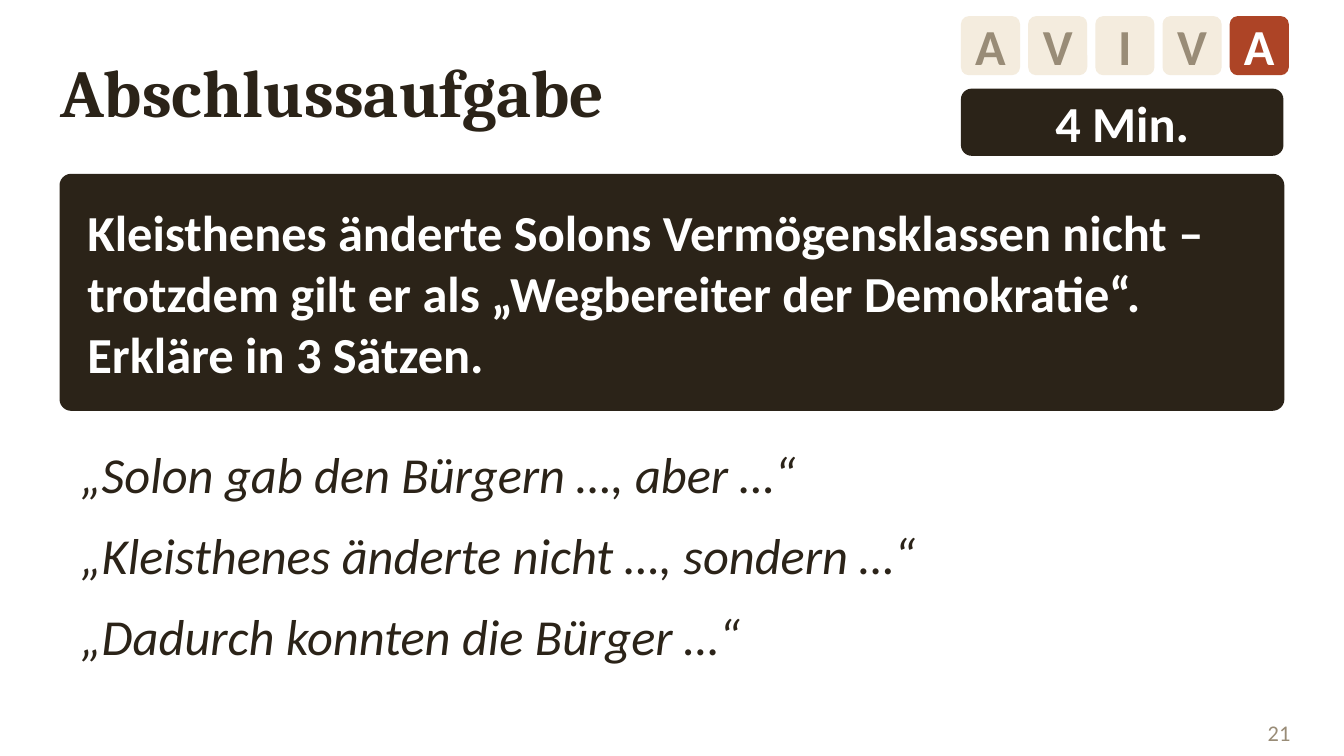
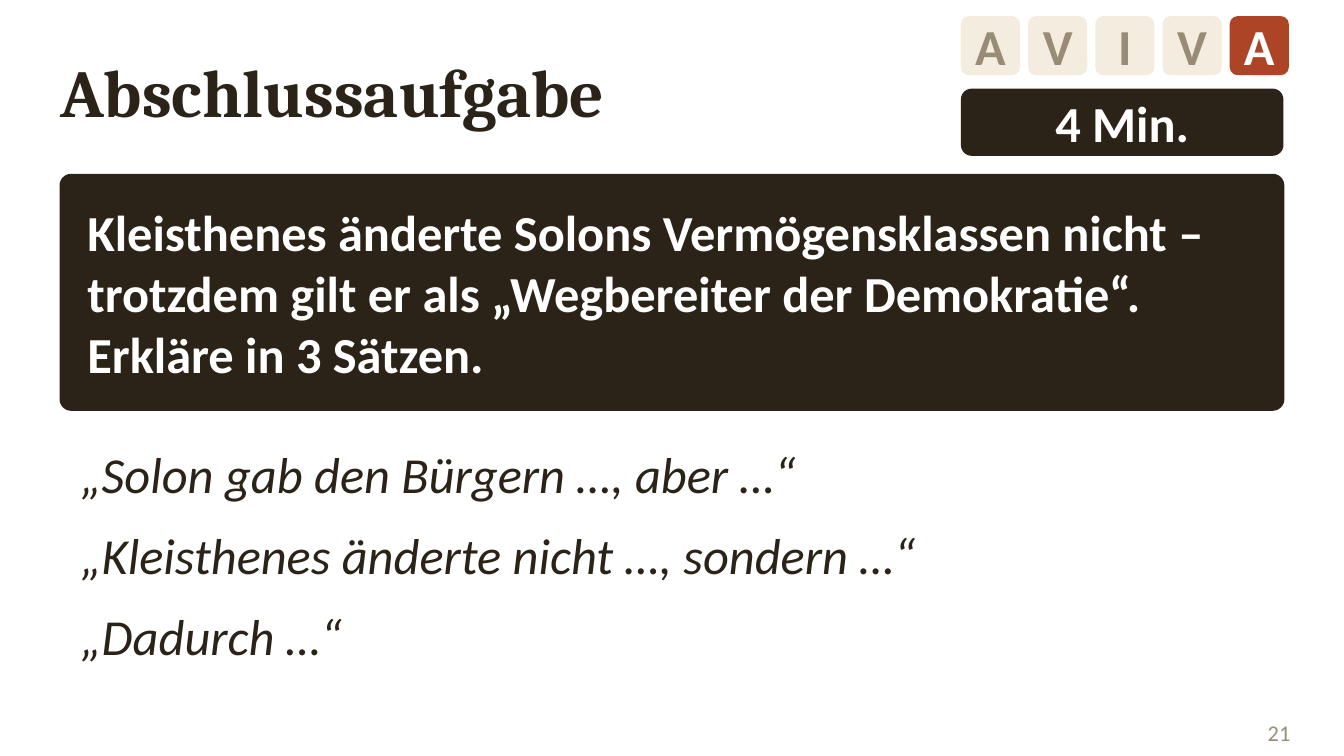
Before and after one commit to golzkonstantin-gif/Schule, a slide deck: slide 21 of Geschichte_11/Stunde_Kleisthenes/Folien_Kleisthenes.pptx. Drawn at 1344x756 pixels with LibreOffice and Linux fonts; fonts in the diff are those of the drawing. Boxes give left, top, right and bottom in pixels: in the first picture for what was removed or moved away, otherwise in the second. Text is boxed around its words. In the diff, an @@ line names an element or a change of style, - is before the commit and + after.

```diff
--- a/Geschichte_11/Stunde_Kleisthenes/Folien_Kleisthenes.pptx
+++ b/Geschichte_11/Stunde_Kleisthenes/Folien_Kleisthenes.pptx
@@ text at bbox=[81, 620, 275, 662]: text changed @@
-„Dadurch konnten die Bürger …“
+„Dadurch …“
```
Also in this commit, not shown: 11 other slides changed, 19 other files.
